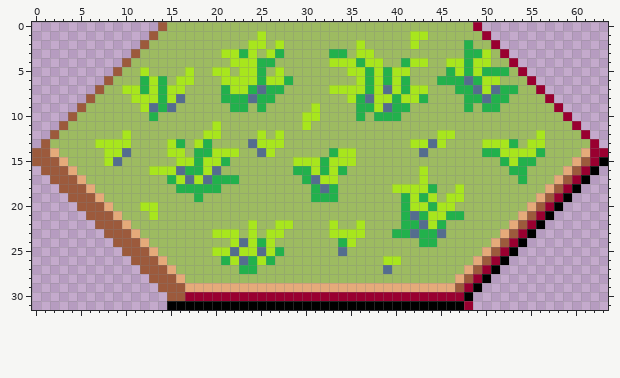
File history of a pixel-art sprite, sprites/tile-blank4.png. The picture above is the old version.
The file is 64x32 pixels.
The same view after the edit:
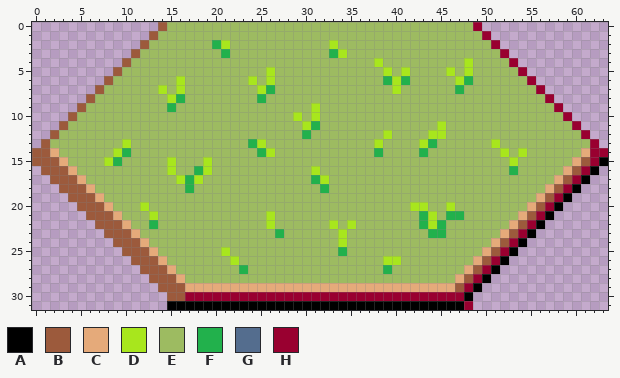
Palette (. is transparent): A #000000  B #9c5a3c  C #e5aa7a  D #a8e61d  E #9dbb61  F #22b14c  G #546d8e  H #990030
Commit: new tile from Matt, don't use tile5
Difference:
y 1: x 25 D -> E; x 42..43 DD -> EE
y 2: x 20..21 EE -> FD; x 24..25 DD -> EE; x 27 D -> E; x 33 E -> D; x 36 D -> E; x 42 D -> E; x 48 F -> E
y 3: x 21..24 DDFD -> FEEE; x 26..27 DF -> EE; x 34 F -> D; x 36..37 DD -> EE; x 48..50 FFD -> EEE
y 4: x 22..26 DDDFF -> EEEEE; x 33..37 DDDFD -> EEEEE; x 41..43 FDD -> EEE; x 46..50 DDFDD -> EEDEE
y 5: x 12 D -> E; x 17 D -> E; x 20..21 DD -> EE; x 23..27 DDFED -> EEEDE; x 35..40 DDFDFD -> EEEEDE; x 46..52 FDFDFFF -> DEDEEEE
y 6: x 12..14 FDF -> EEE; x 17 D -> E; x 21..23 DDD -> EEE; x 25 F -> E; x 27..28 DF -> EE; x 36..38 DFD -> EEE; x 45..51 FFFGFDD -> EEDFEEE
y 7: x 10..15 DDFDFD -> EEEEDE; x 21..25 FDDFG -> EEEED; x 27 F -> E; x 33..39 DDDDFDG -> EEEEEEE; x 41..43 FDD -> EEE; x 48..53 FGDGFF -> EEEEEE
y 8: x 11..14 DDDF -> EEEE; x 16 G -> F; x 21..24 FFFG -> EEEE; x 26 F -> E; x 35..43 DFGDDFDDF -> EEEEEEEEE; x 48..52 FFGFF -> EEEEE
y 9: x 12..15 DGFG -> EEEF; x 22..23 FF -> EE; x 25 F -> E; x 36..41 FFDGFF -> EEEEEE; x 48 F -> E; x 50..51 FF -> EE
y 10: x 13 F -> E; x 29..30 ED -> DE; x 36 F -> E; x 38..40 FFF -> EEE
y 11: x 20 D -> E; x 31 E -> F; x 45 E -> D
y 12: x 10 D -> E; x 19..20 DD -> EE; x 25 D -> E; x 27 D -> E; x 30 E -> F; x 39 E -> D; x 44 E -> D; x 46 D -> E; x 56 D -> E
y 13: x 7..9 DDD -> EEE; x 15..16 DF -> EE; x 18..19 DF -> EE; x 24 G -> F; x 26..27 DD -> EE; x 38 E -> D; x 42 D -> E; x 44..45 GD -> FE; x 50 D -> E; x 52..53 DF -> EE; x 55..56 DD -> EE
y 14: x 8 D -> E; x 10 G -> F; x 15..16 DD -> EE; x 18..22 FFDDD -> EEEEE; x 25 G -> F; x 33..35 FDD -> EEE; x 38 E -> F; x 43 G -> F; x 50..51 FF -> EE; x 53 D -> E; x 55..56 DF -> EE
y 15: x 9 G -> F; x 15..18 EDDF -> DEEE; x 20..21 DF -> EE; x 29..35 DDDFDDD -> EEEEEEE; x 52 F -> E; x 54..55 FF -> EE
y 16: x 13..14 DD -> EE; x 16..17 GF -> EE; x 20 G -> E; x 29..30 FF -> EE; x 32..34 FDF -> EEE; x 43 D -> E; x 54 F -> E
y 17: x 15 F -> E; x 17 G -> F; x 19..22 GFFF -> EEEE; x 30..31 FG -> EF; x 33 D -> E; x 43 D -> E; x 54 F -> E
y 18: x 16 F -> E; x 18..20 FFF -> EEE; x 31..33 FGF -> EFE; x 40..44 DDDDF -> EEEEE; x 47 D -> E
y 19: x 18 F -> E; x 31..33 FFF -> EEE; x 41..44 FDFD -> EEEE; x 46..47 DD -> EE
y 20: x 13 D -> E; x 41 F -> E; x 44..45 FD -> EE
y 21: x 26 E -> D; x 41..42 FG -> EE; x 45 D -> E
y 22: x 13 E -> F; x 24 D -> E; x 26..28 EDD -> DEE; x 35..36 ED -> DE; x 41..43 FFG -> EEF
y 23: x 20..22 DDD -> EEE; x 24 D -> E; x 26..27 DD -> EF; x 33 D -> E; x 35..36 DD -> EE; x 40..43 FFGF -> EEEE; x 45 G -> F
y 24: x 22..26 DGDFD -> EEEEE; x 34..35 FD -> DE; x 43..44 FF -> EE
y 25: x 20 D -> E; x 22..27 GDDGDF -> EEEEEE; x 34 G -> F
y 26: x 21 F -> E; x 23..26 GFDF -> EEEE
y 27: x 24 F -> E; x 39 G -> F
Changed places in both pictures, as pixel boxes (x1, y1, x2, y2):
changed: (95, 31, 545, 274)
